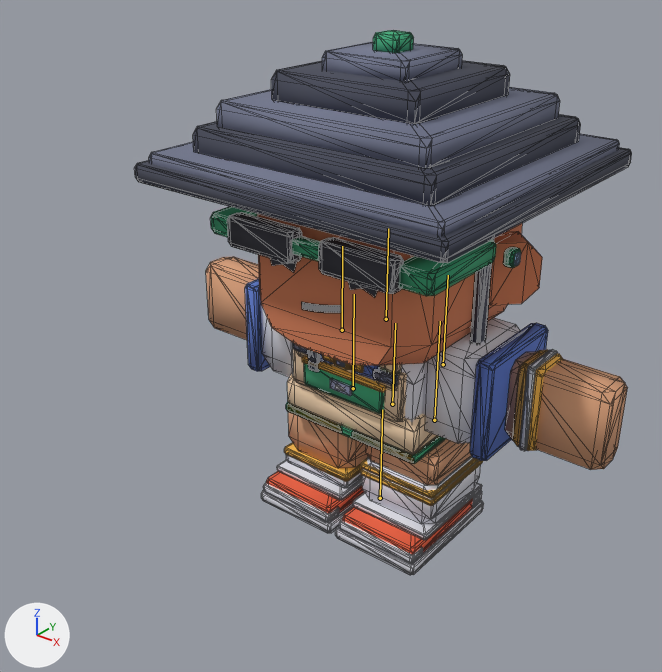
The glTF model Assets/TumbangPreso/Art/characters/persons/team-custom.glb: old version first, new version second.
Both versions are drawn from a 50 mm camera at (0.758, -1.085, 0.954) aimed at (0.01, -0.15, 0.374). Lighting does not change. The marker at lower left points along +X, +Y and +Z. The first picture is the older version. The bones that bend it are drawn over the model as lines. Mesh edges are drawn as thin lines.

Objects in the first picture: 'body-mesh', 'head-mesh'.
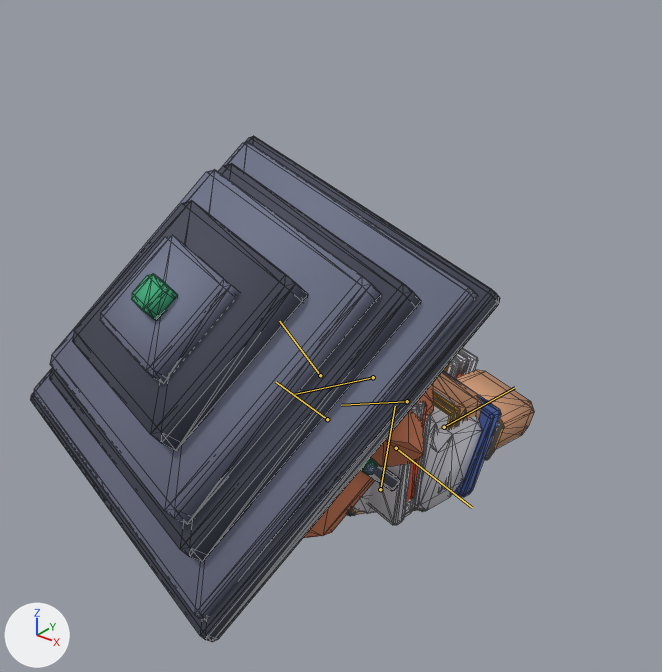
The newer file adds an action. The first version stands in its rest pose; the second is drawn at frame 6 of the action 'slide'.

Location of each change, (x1, y1, x2, y2) in pixels of the pictures (662 x 672 px):
'head-mesh', posed (50% taller)
    before: (135, 30, 632, 366)
    after: (30, 136, 500, 642)
'body-mesh', posed
    before: (206, 257, 627, 575)
    after: (347, 348, 534, 525)
bone 'root', root to tip
    before: (380, 498) to (382, 409)
    after: (380, 489) to (395, 406)
bone 'leg-left', root to tip
    before: (434, 420) to (440, 321)
    after: (444, 427) to (515, 387)
bone 'leg-right', root to tip
    before: (353, 388) to (354, 294)
    after: (373, 377) to (295, 394)
bone 'torso', root to tip
    before: (392, 404) to (395, 323)
    after: (407, 401) to (341, 405)
bone 'arm-left', root to tip
    before: (443, 364) to (448, 275)
    after: (396, 448) to (472, 507)
bone 'arm-right', root to tip
    before: (342, 330) to (342, 246)
    after: (320, 375) to (279, 321)
bone 'head', root to tip
    before: (386, 319) to (388, 228)
    after: (327, 419) to (276, 382)

The edits, one by one:
Bone 'root' (bone_root) moves from (0.0, 0.0, 0.0) to (0.0, 0.0175, 0.0).
Bone 'root' (bone_root) turns from (0, 0, 0) to (0, -10, -8) degrees about its own x, y and z.
Bone 'leg-left' (bone_leg_left) turns from (0, 0, 0) to (-86, 0, 0) degrees about its own x, y and z.
Bone 'leg-right' (bone_leg_right) turns from (0, 0, 0) to (80, 0, 0) degrees about its own x, y and z.
Bone 'torso' (bone_torso) turns from (0, 0, 0) to (74, -5, -4) degrees about its own x, y and z.
Bone 'arm-left' (bone_arm_left) turns from (0, 0, 0) to (-2, 12, -98) degrees about its own x, y and z.
Bone 'arm-right' (bone_arm_right) turns from (0, 0, 0) to (10, 126, 102) degrees about its own x, y and z.
Bone 'head' (bone_head) turns from (0, 0, 0) to (-28, 3, 0) degrees about its own x, y and z.
